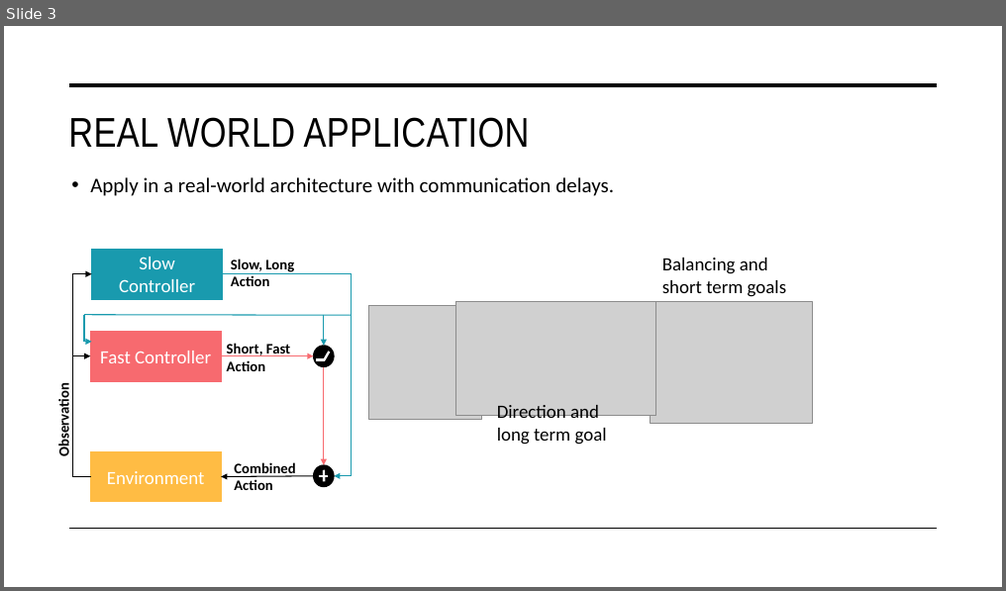
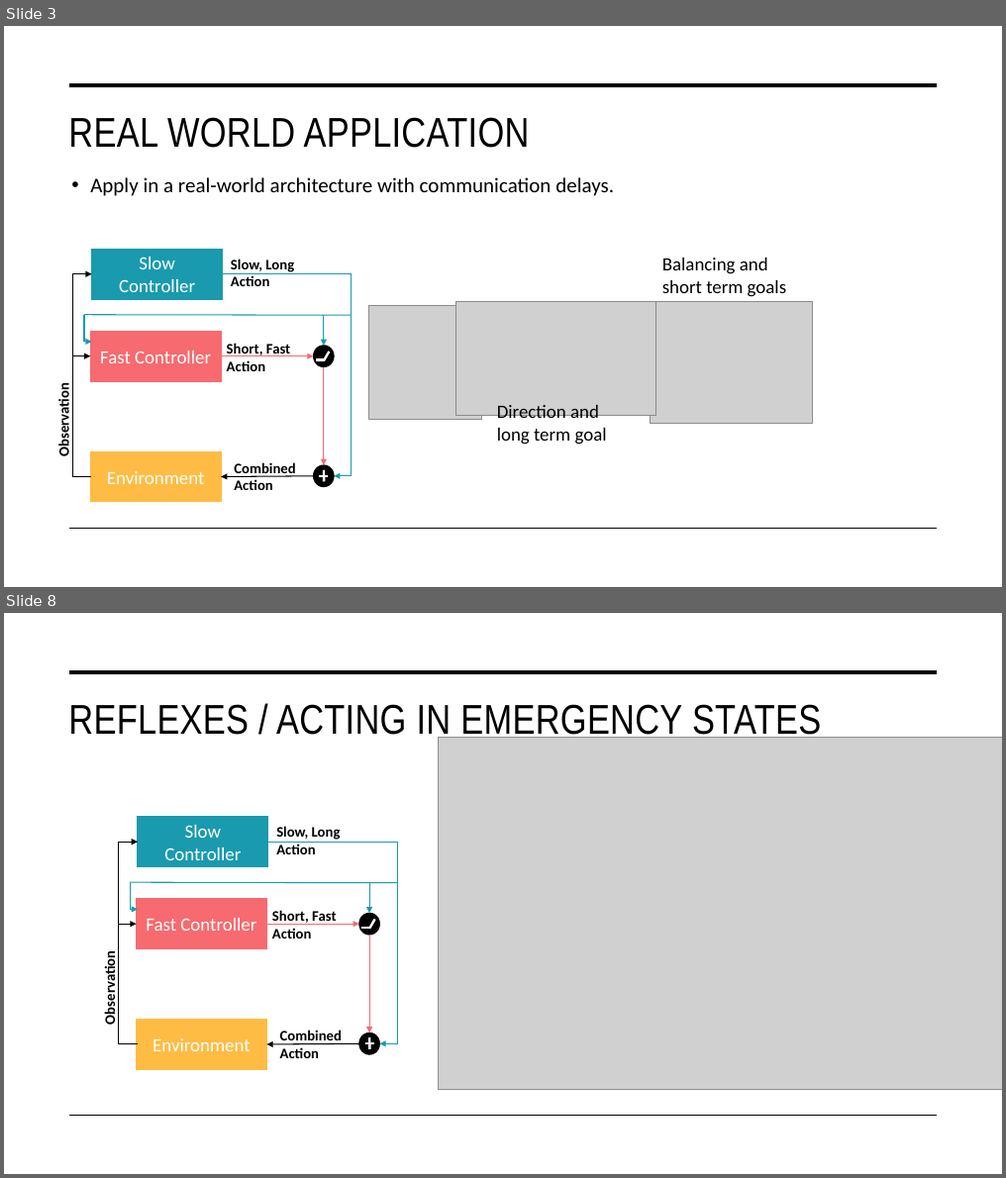
Before and after one commit to miracleyoo/TD3, a slide deck: documents/Temporally Layered Architecture.pptx. Shown one above the other, each under a label of ours: slide 3 before the commit, slides 3 and 8 after it; the slides between them are not shown. The pictures are 1006x591 and 1006x1178 pixels, drawn with LibreOffice and Linux fonts; fonts in the diff are those of the drawing; grey boxes stand for pictures. Boxes give left, top, right and bottom in pixels: in the first picture for what was removed or moved away, otherwise in the second. Text is boxed around its words. In the diff, an @@ line names an element or a change of style, - is before the commit and + after.

```diff
--- a/documents/Temporally Layered Architecture.pptx
+++ b/documents/Temporally Layered Architecture.pptx
@@ slide 8 added at <box>4,613,1002,1174</box>, background #FFFFFF; not listed: 2 template elements that a slide beside it also shows @@
@@ title added at <box>68,704,821,741</box>, 40 pt, text #000000 @@
+REFLEXES / ACTING IN EMERGENCY STATES
@@ picture added at <box>439,738,1002,1089</box> @@
@@ group added at <box>101,817,397,1069</box>: 6 lines, 5 arrows, 4 texts, 3 rectangles, 3 elbow arrows, 2 ellipses @@
+Slow Controller
+Fast Controller
+Environment
+Slow, Long Action
+Short, Fast
+Action
+Combined
+Action
+Observation
```
Also in this commit, not shown: 6 other slides added.
